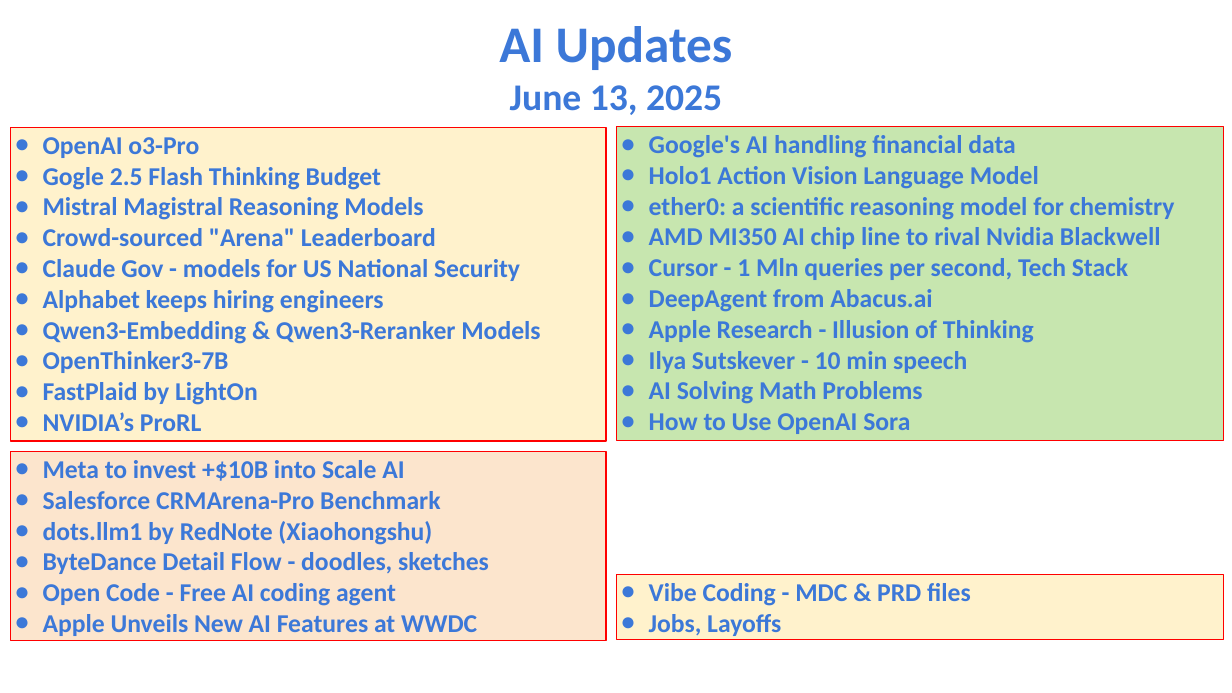
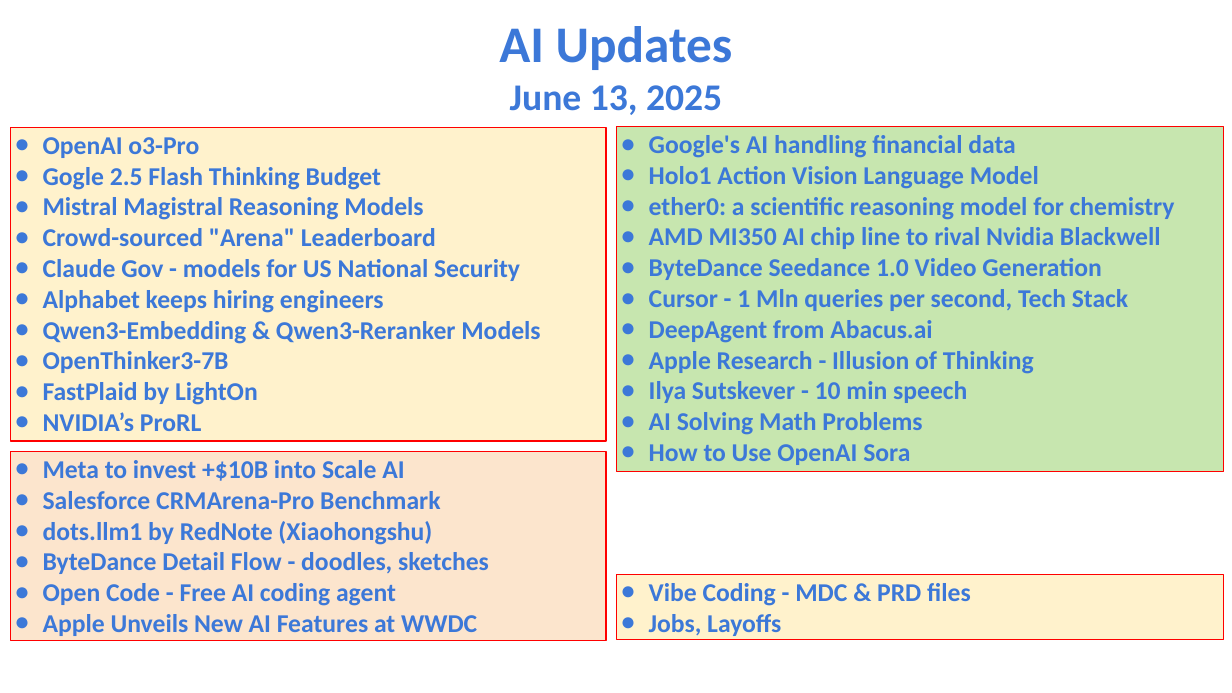
Before and after one commit to lselector/seminar, a slide deck: slide 1 of 2025/2025-06-13-AI-Updates.pptx. Drawn at 1232x693 pixels with LibreOffice and Linux fonts; fonts in the diff are those of the drawing. Boxes give left, top, right and bottom in pixels: in the first picture for what was removed or moved away, otherwise in the second. Text is boxed around its words. In the diff, an @@ line names an element or a change of style, - is before the commit and + after.

```diff
--- a/2025/2025-06-13-AI-Updates.pptx
+++ b/2025/2025-06-13-AI-Updates.pptx
@@ rectangle "Google's AI handling financial data": place and size @@
-rectangle "Google's AI handling financial data" at [617,127,1223,441]
+rectangle "Google's AI handling financial data" at [617,127,1223,472]
@@ text in rectangle at [649,258,1101,280]: paragraph added @@
+● ByteDance Seedance 1.0 Video Generation
```
Also in this commit, not shown: 3 other slides changed.
